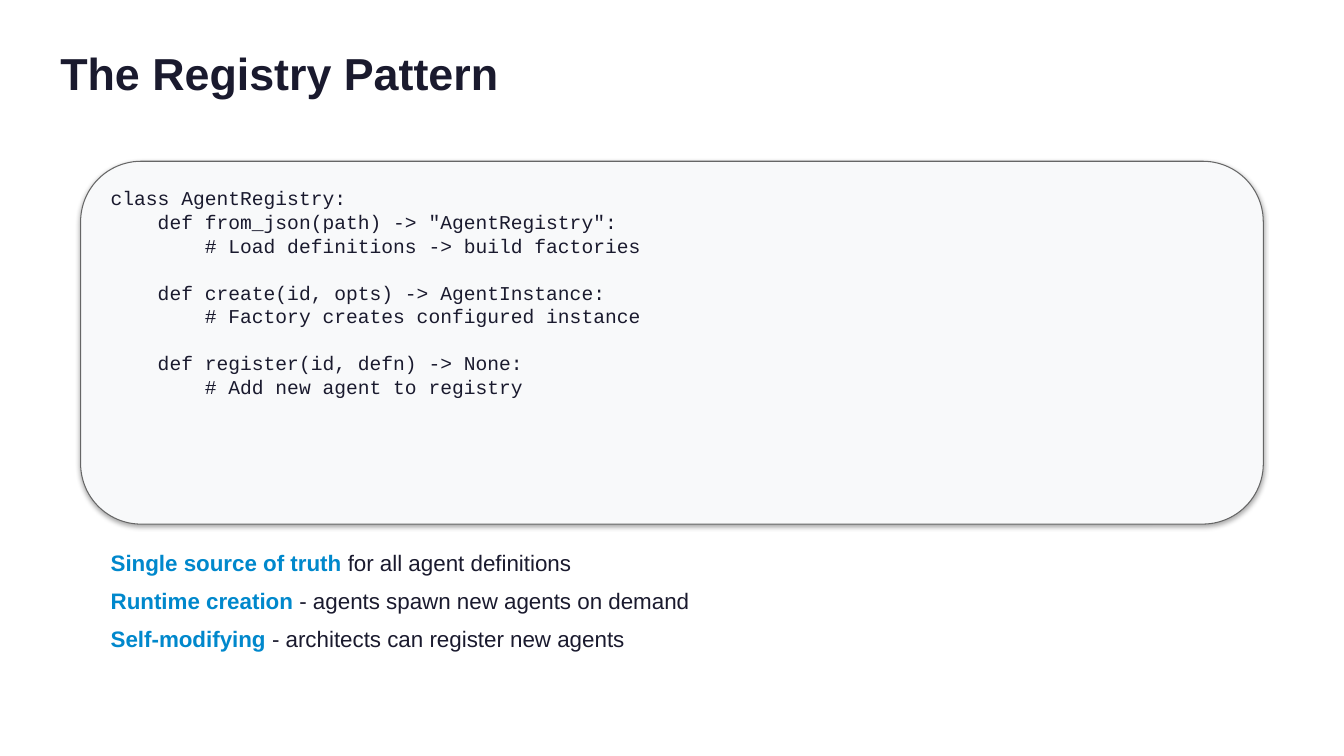
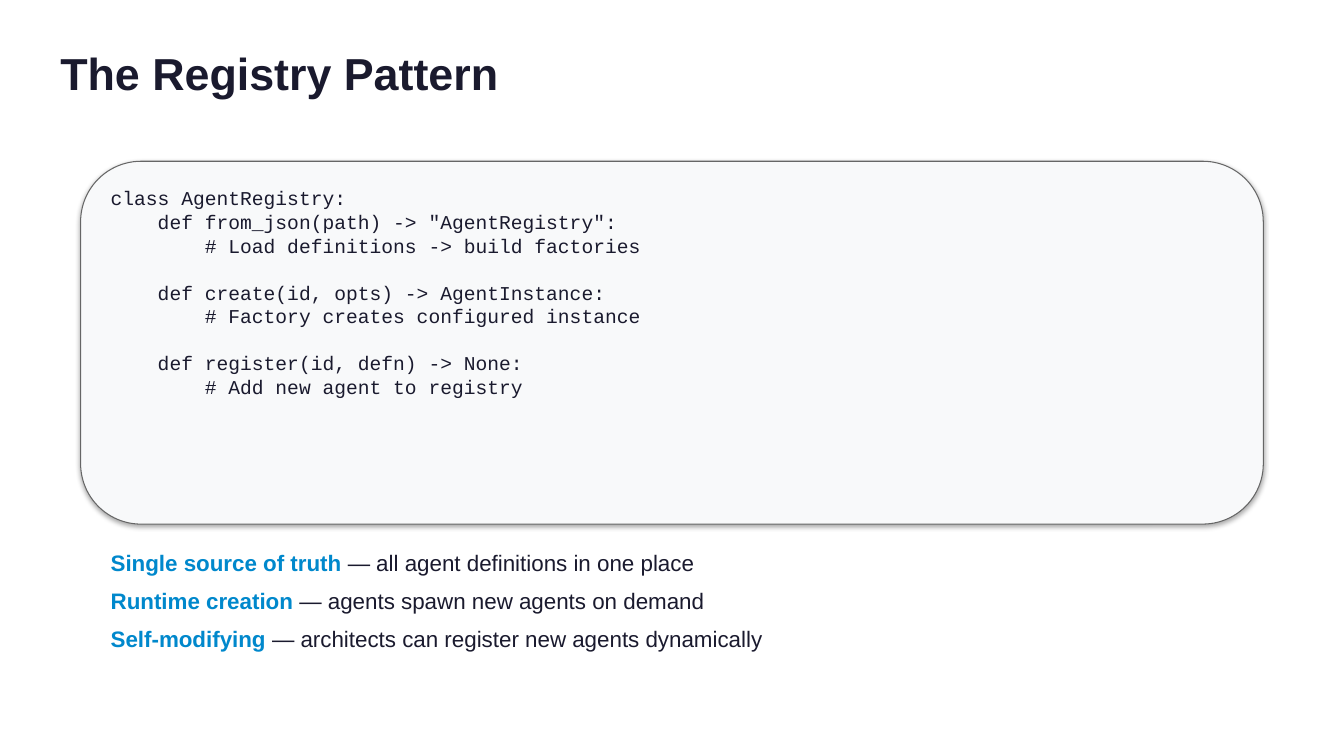
Before and after one commit to RPirruccio/lightning-agents, a slide deck: slide 8 of presentation/output/lightning-agents.pptx. Drawn at 1344x756 pixels with LibreOffice and Linux fonts; fonts in the diff are those of the drawing. Boxes give left, top, right and bottom in pixels: in the first picture for what was removed or moved away, otherwise in the second. Text is boxed around its words. In the diff, an @@ line names an element or a change of style, - is before the commit and + after.

```diff
--- a/presentation/output/lightning-agents.pptx
+++ b/presentation/output/lightning-agents.pptx
@@ text at <box>111,554,763,652</box>: text changed @@
-Single source of truth for all agent definitions
-Runtime creation - agents spawn new agents on demand
-Self-modifying - architects can register new agents
+Single source of truth — all agent definitions in one place
+Runtime creation — agents spawn new agents on demand
+Self-modifying — architects can register new agents dynamically
```
Also in this commit, not shown: 11 other slides changed, 6 other files.
